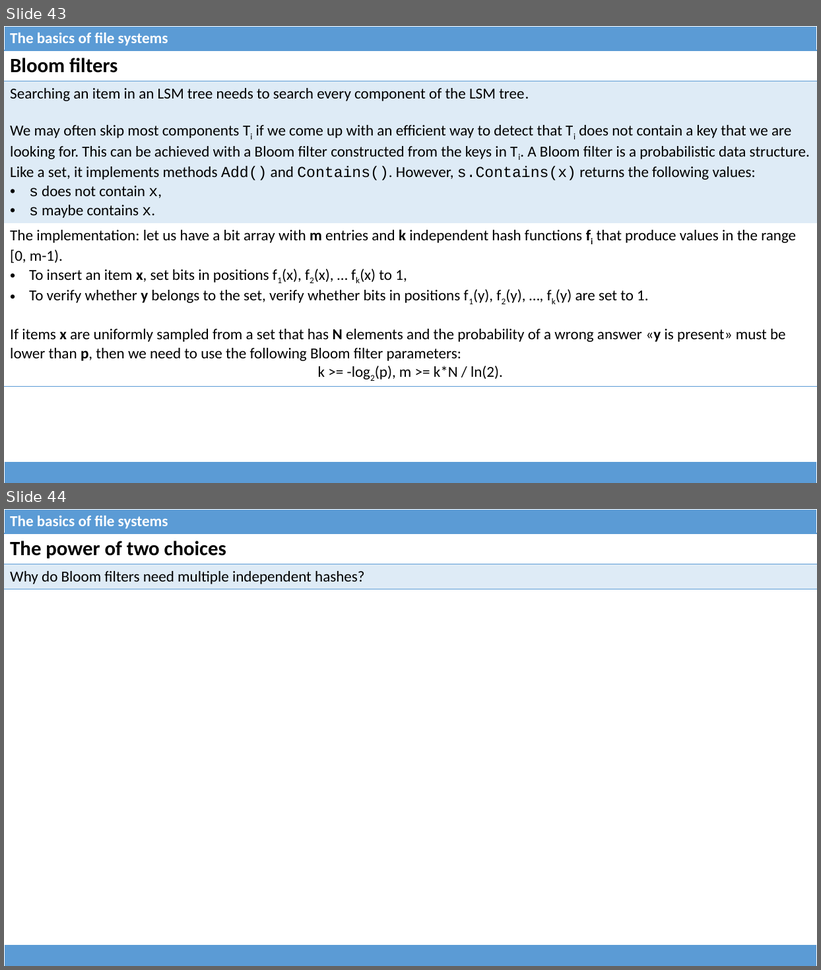
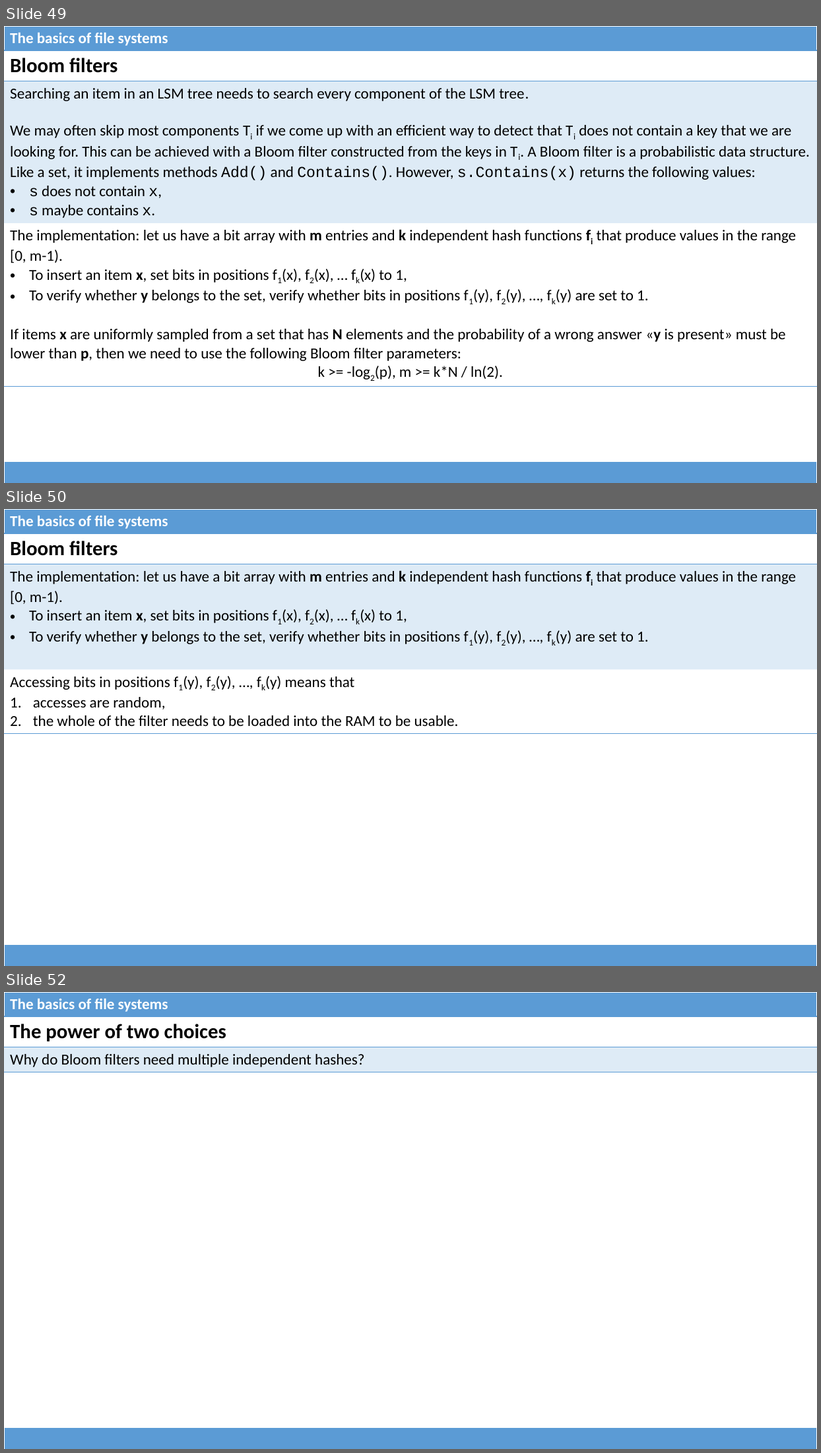
Before and after one commit to dominiquelefevre/filesystems-101-jb, a slide deck: talks/src/class05.pptx. Shown one above the other, each under a label of ours: slides 43 and 44 before the commit, slides 49, 50 and 52 after it; the slides between them are not shown. The pictures are 821x970 and 821x1453 pixels, drawn with LibreOffice and Linux fonts; fonts in the diff are those of the drawing. Boxes give left, top, right and bottom in pixels: in the first picture for what was removed or moved away, otherwise in the second. Text is boxed around its words. In the diff, an @@ line names an element or a change of style, - is before the commit and + after.

Commit message:
class05: ext4's extent trees and Blocked Bloom Filters.

```diff
--- a/talks/src/class05.pptx
+++ b/talks/src/class05.pptx
@@ slide 50 added at [4, 509, 817, 966], background #FFFFFF @@
@@ table added at [4, 509, 817, 533], 1 rows, 1 columns @@
+The basics of file systems
@@ table added at [4, 533, 817, 729], 3 rows, 1 columns @@
+Bloom filters
+The implementation: let us have a bit array with m entries and k independent hash functions fi that produce values in the range [0, m-1). / To insert an item x, set bits in positions f1(x), f2(x), … fk(x) to 1, / To verify whether y belongs to the set, verify whether bits in positions f1(y), f2(y), …, fk(y) are set to 1.
+Accessing bits in positions f1(y), f2(y), …, fk(y) means that / accesses are random, / the whole of the filter needs to be loaded into the RAM to be usable.
@@ table added at [4, 945, 817, 966], 1 rows, 1 columns @@
+
@@ what was slide 43 is now slide 49 @@
@@ what was slide 44 is now slide 52 @@
```
Also in this commit, not shown: 14 slides changed, 7 other slides added, 1 other file.
